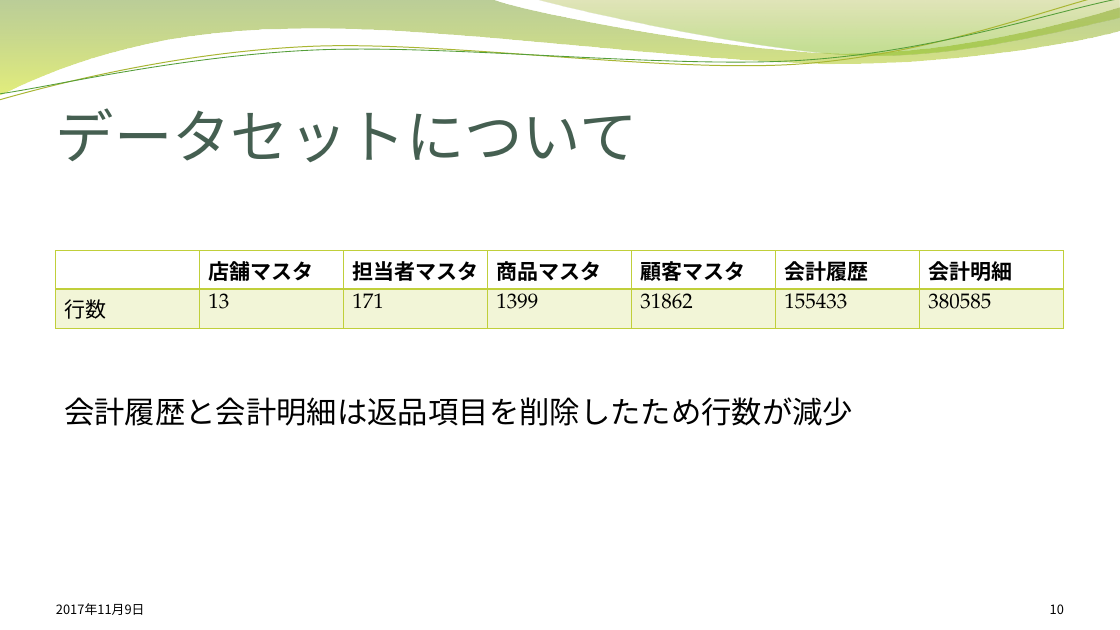
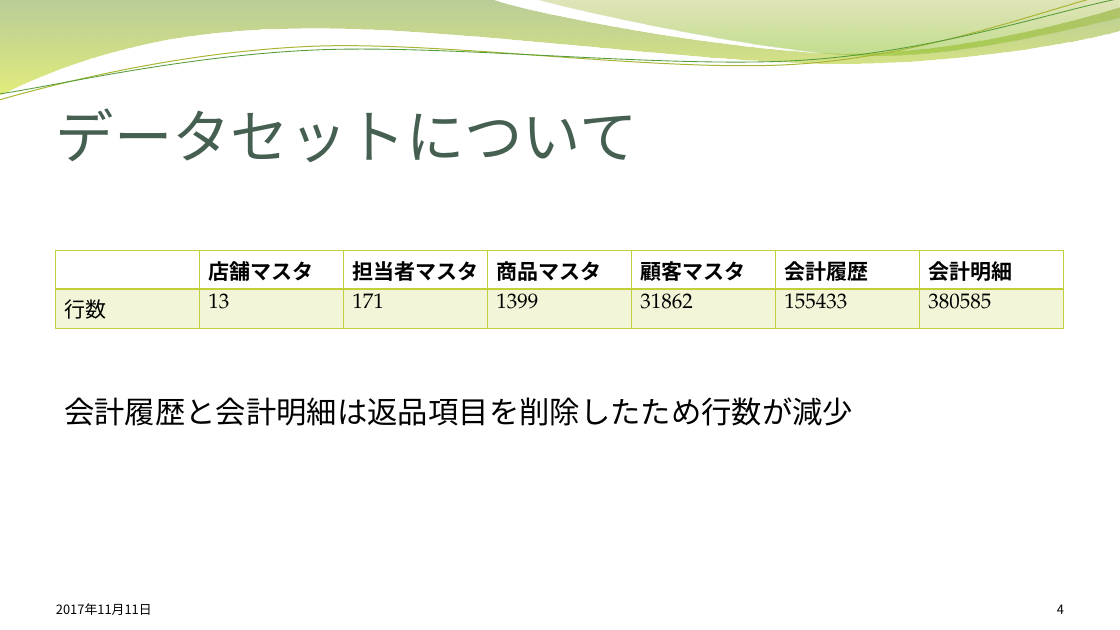
Before and after one commit to cw-NaoyaHieda/Data-analysis-Competition-2017, a slide deck: slide 4 of report/データ解析コンペティション中間報告.pptx (slide 10 before the commit). Drawn at 1120x630 pixels with LibreOffice and Linux fonts; fonts in the diff are those of the drawing; background and template pictures are left out. Boxes give left, top, right and bottom in pixels: in the first picture for what was removed or moved away, otherwise in the second. Text is boxed around its words. In the diff, an @@ line names an element or a change of style, - is before the commit and + after.

```diff
--- a/report/データ解析コンペティション中間報告.pptx
+++ b/report/データ解析コンペティション中間報告.pptx
@@ text at (56,603,152,615): text changed @@
-2017年11月9日
+2017年11月11日
@@ page number at (1057,604,1064,614): text changed @@
-10
+4
```
Also in this commit, not shown: 14 other slides changed.
